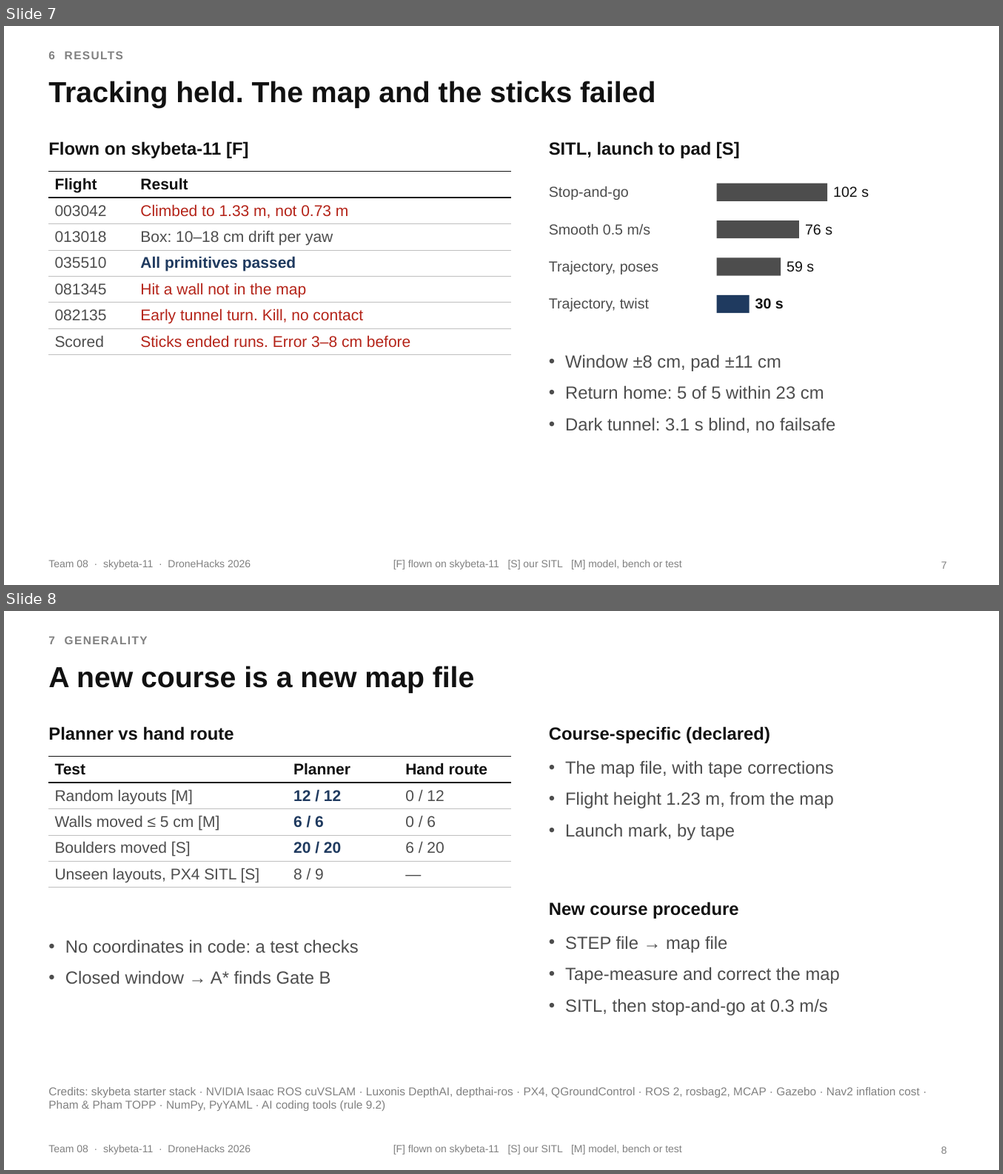
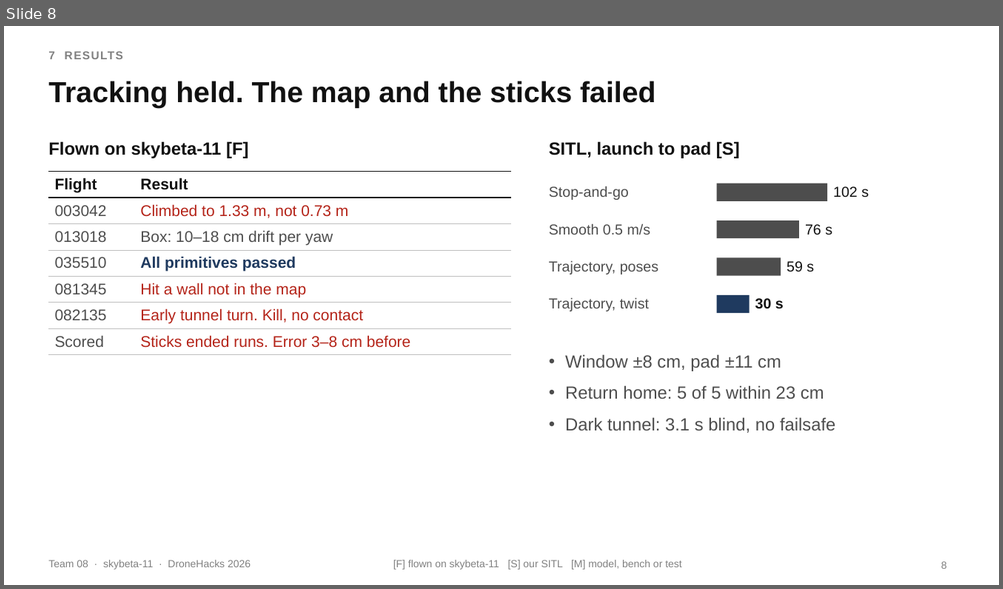
Before and after one commit to moterodiaz/DroneHacks, a slide deck: docs/presentation/DroneHacks-Team08-technical.pptx. Shown one above the other, each under a label of ours: slides 7 and 8 before the commit, slide 8 after it. The pictures are 1003x1174 and 1003x589 pixels, drawn with LibreOffice and Linux fonts; fonts in the diff are those of the drawing. Boxes give left, top, right and bottom in pixels: in the first picture for what was removed or moved away, otherwise in the second. Text is boxed around its words. In the diff, an @@ line names an element or a change of style, - is before the commit and + after.

```diff
--- a/docs/presentation/DroneHacks-Team08-technical.pptx
+++ b/docs/presentation/DroneHacks-Team08-technical.pptx
@@ slide 8 removed at box(4, 611, 999, 1170), background #FFFFFF; not listed: 2 template elements that a slide beside it also shows @@
@@ text removed at box(48, 636, 148, 644) @@
-7 GENERALITY
@@ title removed at box(48, 666, 475, 693) @@
-A new course is a new map file
@@ text removed at box(48, 726, 234, 741) @@
-Planner vs hand route
@@ text removed at box(549, 726, 770, 743) @@
-Course-specific (declared)
@@ table removed at box(48, 757, 512, 886), 5 rows, 3 columns @@
-Test | Planner | Hand route
-Random layouts [M] | 12 / 12 | 0 / 12
-Walls moved ≤ 5 cm [M] | 6 / 6 | 0 / 6
-Boulders moved [S] | 20 / 20 | 6 / 20
-Unseen layouts, PX4 SITL [S] | 8 / 9 | —
@@ text removed at box(565, 760, 834, 840) @@
-• The map file, with tape corrections
-• Flight height 1.23 m, from the map
-• Launch mark, by tape
@@ text removed at box(549, 902, 738, 919) @@
-New course procedure
@@ text removed at box(65, 940, 358, 984) @@
-• No coordinates in code: a test checks
-• Closed window → A* finds Gate B
@@ text removed at box(565, 936, 839, 1016) @@
-• STEP file → map file
-• Tape-measure and correct the map
-• SITL, then stop-and-go at 0.3 m/s
@@ text removed at box(48, 1088, 919, 1111) @@
-Credits: skybeta starter stack · NVIDIA Isaac ROS cuVSLAM · Luxonis DepthAI, depthai-ros · PX4, QGroundControl · ROS 2, rosbag2, MCAP · Gazebo · Nav2 inflation cost · Pham & Pham TOPP · NumPy, PyYAML · AI coding tools (rule 9.2)
@@ page number removed at box(941, 1147, 947, 1154) @@
-8
@@ what was slide 7 is now slide 8 @@
@@ slide 8 changed as well @@
@@ text at box(48, 51, 123, 59): text changed @@
-6 RESULTS
+7 RESULTS
@@ page number at box(941, 562, 947, 569): text changed @@
-7
+8
```
Also in this commit, not shown: 5 other slides changed, 4 slides added, 2 other slides removed, 2 other files.
